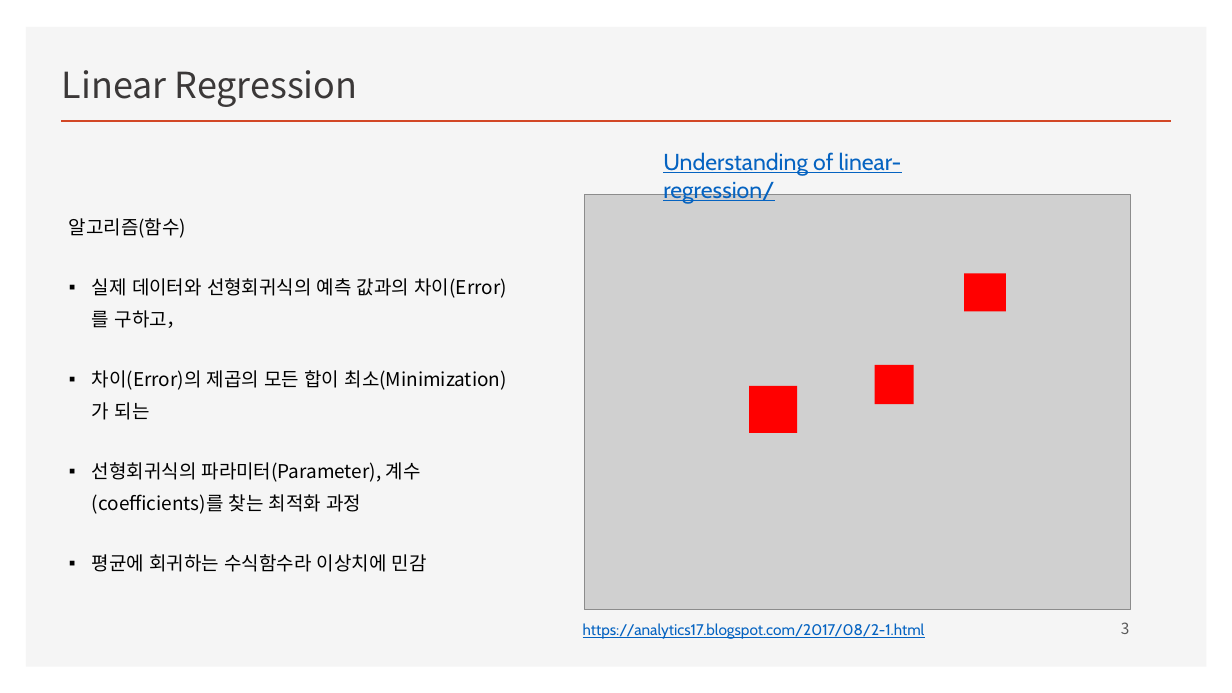
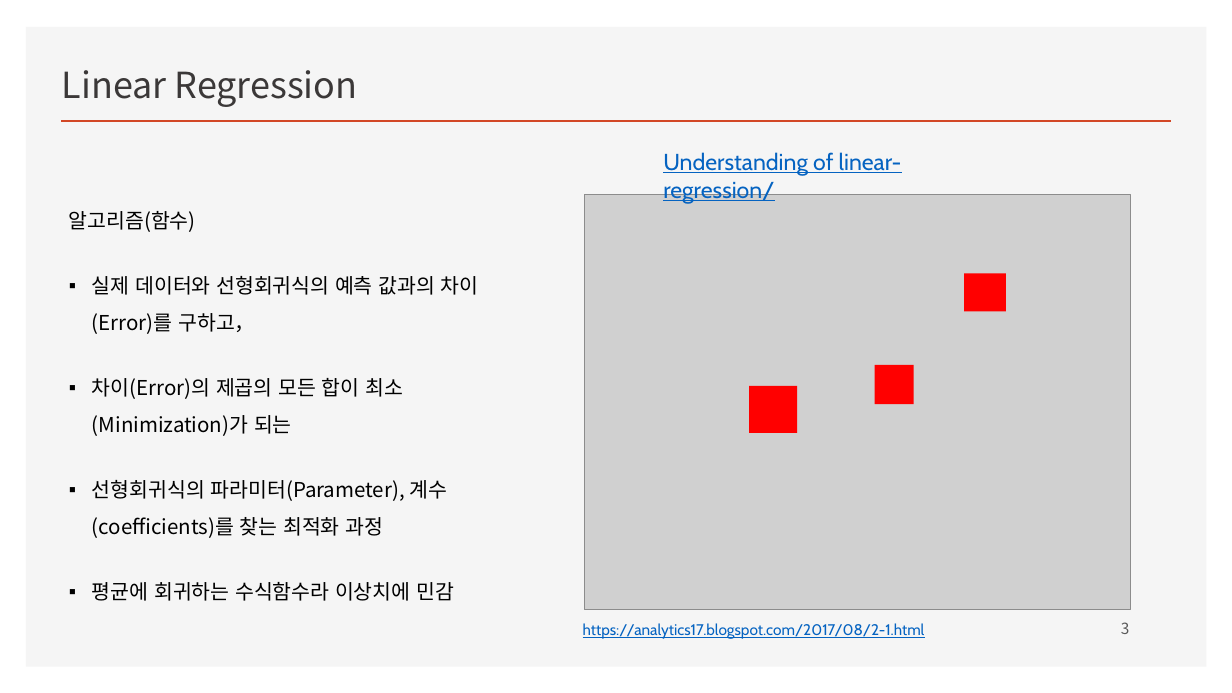
Before and after one commit to ancestor9/mathematics-for-machine-learning, a slide deck: slide 3 of w4_Perceptron_Regression.pptx. Drawn at 1232x693 pixels with LibreOffice and Linux fonts; fonts in the diff are those of the drawing; grey boxes stand for pictures; background and template pictures are left out. Boxes give left, top, right and bottom in pixels: in the first picture for what was removed or moved away, otherwise in the second. Text is boxed around its words. In the diff, an @@ line names an element or a change of style, - is before the commit and + after.

```diff
--- a/w4_Perceptron_Regression.pptx
+++ b/w4_Perceptron_Regression.pptx
@@ text "알고리즘(함수)": place and size @@
-text "알고리즘(함수)" at [69, 218, 507, 572]
+text "알고리즘(함수)" at [69, 211, 479, 601]
@@ text "알고리즘(함수)" at [69, 211, 479, 601]: size 14.8 to 16 pt; line spacing 1.4 to 1.5 @@
```
Also in this commit, not shown: 11 other slides changed, 2 slides added.
